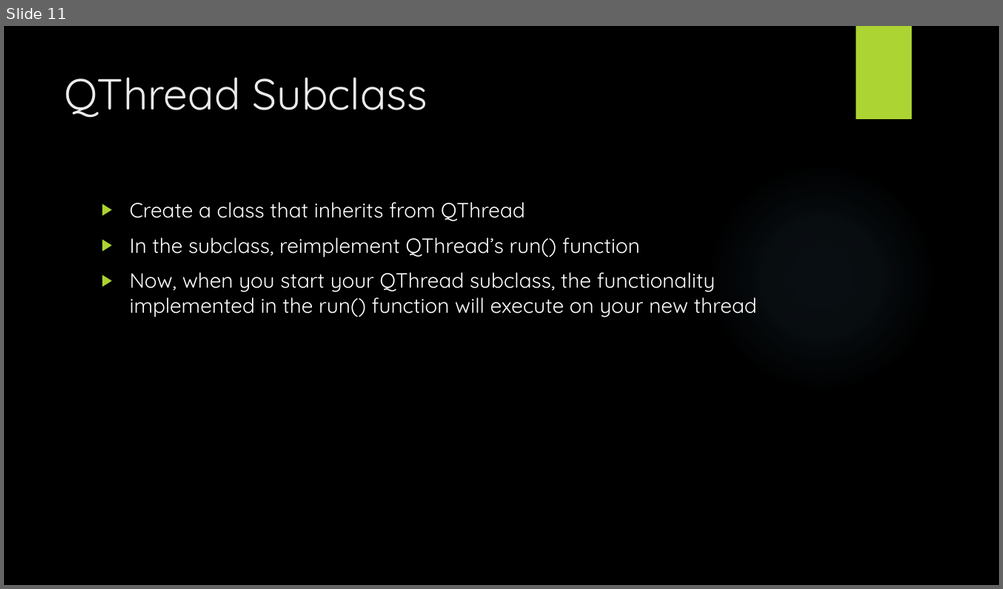
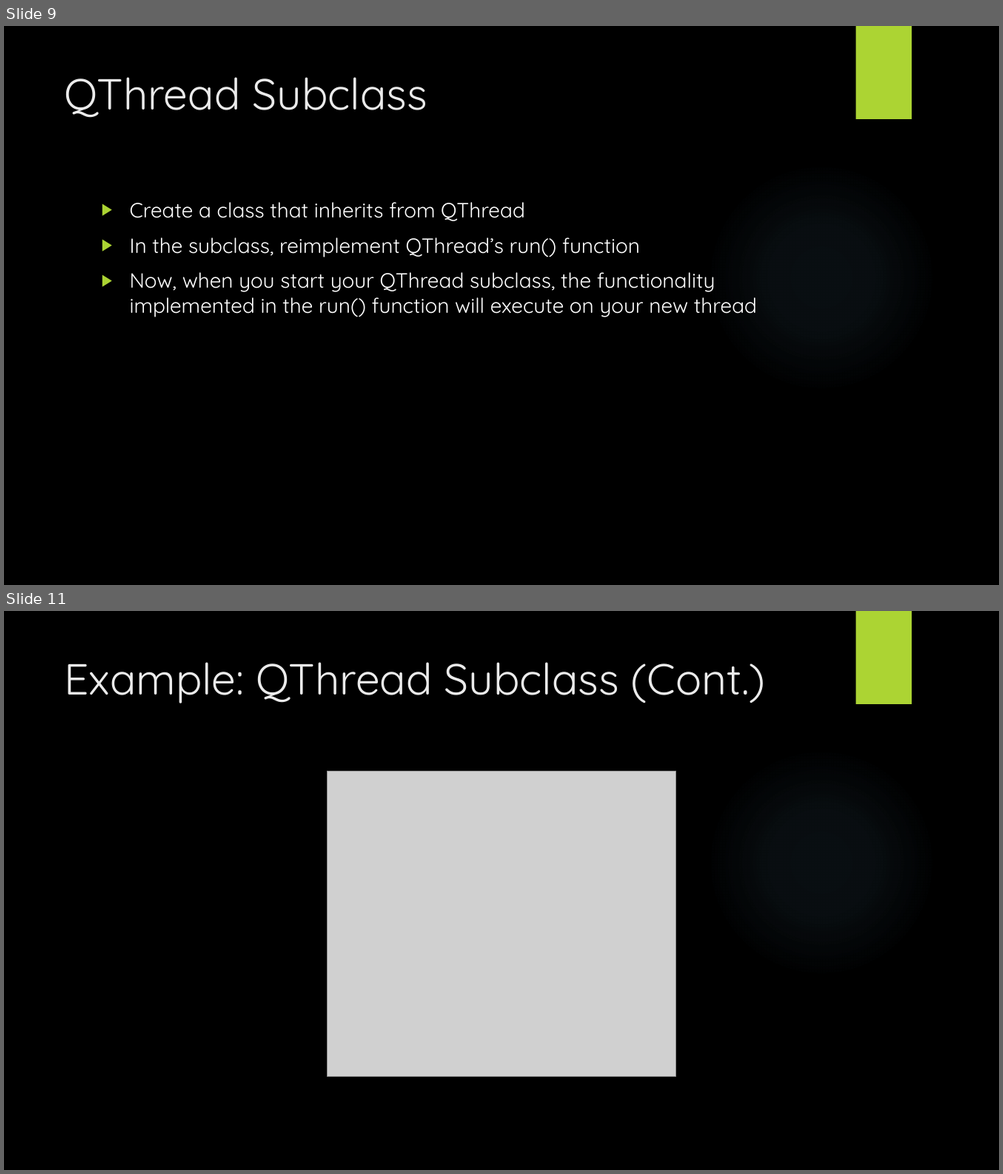
Before and after one commit to tylertrephan/qt-multithreading-tutorial, a slide deck: Qt.pptx. Shown one above the other, each under a label of ours: slide 11 before the commit, slides 9 and 11 after it; the slides between them are not shown. The pictures are 1003x589 and 1003x1174 pixels, drawn with LibreOffice and Linux fonts; fonts in the diff are those of the drawing; grey boxes stand for pictures; background and template pictures are left out. Boxes give left, top, right and bottom in pixels: in the first picture for what was removed or moved away, otherwise in the second. Text is boxed around its words. In the diff, an @@ line names an element or a change of style, - is before the commit and + after.

Commit message:
Added the example photos into the presentation

```diff
--- a/Qt.pptx
+++ b/Qt.pptx
@@ slide 11 added at (x1=4, y1=611, x2=999, y2=1170), background picture (left out); not listed: 2 template elements that a slide beside it also shows @@
@@ title added at (x1=64, y1=662, x2=765, y2=703), 42 pt, text #EBEBEB @@
+Example: QThread Subclass (Cont.)
@@ picture added at (x1=327, y1=772, x2=675, y2=1077) @@
@@ what was slide 11 is now slide 9 @@
```
Also in this commit, not shown: 5 slides changed, 9 other slides added, 1 slide removed.
